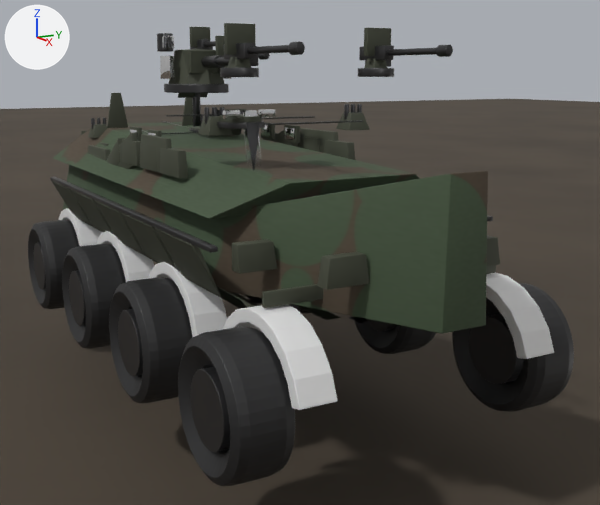
Two versions of the Blender file art/showcase/apc_detail.blend, one commit apart.
The view is the same before and after, from a 50 mm lens placed at (10.74, -5.15, 4.04), pointed at (0.64, 0.6, 1.54). The axes (+X, +Y, +Z) are drawn at upper left. The lights are the same throughout. The first picture is the older version.

Before the edit, the objects in view are built like this:
```python
ob_era_nose_1 = bpy.data.objects.new('era_nose_1', me_era_nose_1)
ob_era_nose_1.parent = ob_apc_root
ob_era_nose_1.location = (0.0, 0.0, 0.0)
ob_fender_0l = bpy.data.objects.new('fender_0l', me_fender_0l)
ob_fender_0l.location = (-0.58, 0.0, 0.0)
ob_pivot_wheel_0l = bpy.data.objects.new('pivot_wheel_0l', None)
ob_pivot_wheel_0l.parent = ob_apc_root
ob_pivot_wheel_0l.location = (-3.6, -1.85, 0.8)
ob_pivot_wheel_1l = bpy.data.objects.new('pivot_wheel_1l', None)
ob_pivot_wheel_1l.parent = ob_apc_root
ob_pivot_wheel_1l.location = (-1.2, -1.85, 0.8)
ob_pivot_wheel_1r = bpy.data.objects.new('pivot_wheel_1r', None)
ob_pivot_wheel_1r.parent = ob_apc_root
ob_pivot_wheel_1r.location = (-1.2, 1.85, 0.8)
ob_pivot_wheel_2l = bpy.data.objects.new('pivot_wheel_2l', None)
ob_pivot_wheel_2l.parent = ob_apc_root
ob_pivot_wheel_2l.location = (1.2, -1.85, 0.8)
ob_pivot_wheel_2r = bpy.data.objects.new('pivot_wheel_2r', None)
ob_pivot_wheel_2r.parent = ob_apc_root
ob_pivot_wheel_2r.location = (1.2, 1.85, 0.8)
ob_pivot_wheel_3l = bpy.data.objects.new('pivot_wheel_3l', None)
ob_pivot_wheel_3l.parent = ob_apc_root
ob_pivot_wheel_3l.location = (3.6, -1.85, 0.8)
ob_pivot_wheel_3r = bpy.data.objects.new('pivot_wheel_3r', None)
ob_pivot_wheel_3r.parent = ob_apc_root
ob_pivot_wheel_3r.location = (3.6, 1.85, 0.8)
# also in view: 'turret_body' at (-1.51, -0.03, 4.13); 'wheel_1l_tyre' at (-1.2, -1.85, 0.8); 'wheel_3r_tyre' at (3.6, 1.85, 0.8); 'fx_lightbar_frame_l' at (3.61, -1.07, 1.84); 'hull_upper' at (-0.81, 0.0, 2.81)
```
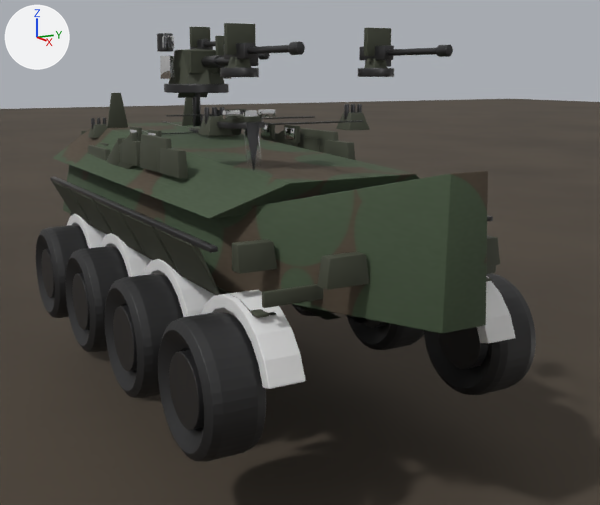
Not drawn themselves, but carrying or shaping drawn objects: ob_pivot_wheel_0l, ob_pivot_wheel_1l, ob_pivot_wheel_1r, ob_pivot_wheel_2l, ob_pivot_wheel_2r, ob_pivot_wheel_3l, ob_pivot_wheel_3r.

Pixel boxes [x1, y1, x2, y2] of what changed, in the pictures (600 x 505 px):
'wheel_3l_tyre', moved: before [178, 327, 295, 486]; after [158, 312, 267, 462]
'wheel_3r_tyre', moved: before [452, 282, 574, 412]; after [423, 273, 536, 395]
'wheel_2l_tyre', moved: before [109, 277, 193, 403]; after [105, 274, 183, 398]
'fender_3l', moved: before [222, 305, 338, 410]; after [201, 290, 306, 389]
'wheel_1l_tyre', moved: before [62, 244, 126, 348]; after [66, 246, 129, 352]
'wheel_3l_barrel', moved: before [190, 367, 230, 452]; after [169, 350, 204, 430]
'fender_3r', moved: before [486, 272, 554, 359]; after [477, 276, 515, 344]
'wheel_3r_barrel', moved: before [469, 314, 524, 384]; after [438, 327, 488, 369]
'wheel_0l_tyre', moved: before [28, 220, 79, 309]; after [36, 225, 88, 318]
'fender_2l', moved: before [148, 262, 227, 337]; after [143, 259, 215, 317]
'wheel_2r_tyre', moved: before [355, 318, 436, 354]; after [346, 315, 424, 350]
'wheel_2l_barrel', moved: before [118, 309, 143, 376]; after [113, 305, 137, 371]
'fender_1l', moved: before [96, 231, 154, 282]; after [100, 233, 152, 277]
'wheel_1l_barrel', moved: before [69, 270, 86, 326]; after [72, 273, 90, 330]
'wheel_0l_barrel', moved: before [34, 242, 46, 290]; after [41, 248, 55, 298]
'fender_0l', moved: before [58, 208, 103, 246]; after [67, 214, 107, 248]
'wheel_2r_barrel', moved (mostly hidden): before [367, 319, 396, 331]; after [363, 318, 387, 328]
'wheel_1r_tyre', moved (mostly hidden): before [288, 304, 310, 313]; after [292, 304, 334, 316]

The edits, one by one:
Object 'pivot_wheel_0l' (ob_pivot_wheel_0l) moves from (-3.6, -1.85, 0.8) to (-3.0, -1.85, 0.8).
Object 'pivot_wheel_1l' (ob_pivot_wheel_1l) moves from (-1.2, -1.85, 0.8) to (-1.0, -1.85, 0.8).
Object 'pivot_wheel_1r' (ob_pivot_wheel_1r) moves from (-1.2, 1.85, 0.8) to (-1.0, 1.85, 0.8).
Object 'pivot_wheel_2l' (ob_pivot_wheel_2l) moves from (1.2, -1.85, 0.8) to (1.0, -1.85, 0.8).
Object 'pivot_wheel_2r' (ob_pivot_wheel_2r) moves from (1.2, 1.85, 0.8) to (1.0, 1.85, 0.8).
Object 'pivot_wheel_3l' (ob_pivot_wheel_3l) moves from (3.6, -1.85, 0.8) to (3.0, -1.85, 0.8).
Object 'pivot_wheel_3r' (ob_pivot_wheel_3r) moves from (3.6, 1.85, 0.8) to (3.0, 1.85, 0.8).
Object 'fender_0l' (ob_fender_0l) moves from (-0.58, 0.0, 0.0) to (0.02, 0.0, 0.0).
Object 'fender_1l' (ob_fender_1l) moves from (0.32, 0.0, 0.0) to (0.52, 0.0, 0.0).
Object 'fender_2l' (ob_fender_2l) moves from (-0.18, 0.0, 0.0) to (-0.38, 0.0, 0.0).
Object 'fender_3l' (ob_fender_3l) moves from (0.64, 0.0, 0.0) to (0.04, 0.0, 0.0).
Object 'fender_3r' (ob_fender_3r) moves from (0.64, 0.0, 0.0) to (0.04, 0.0, 0.0).
